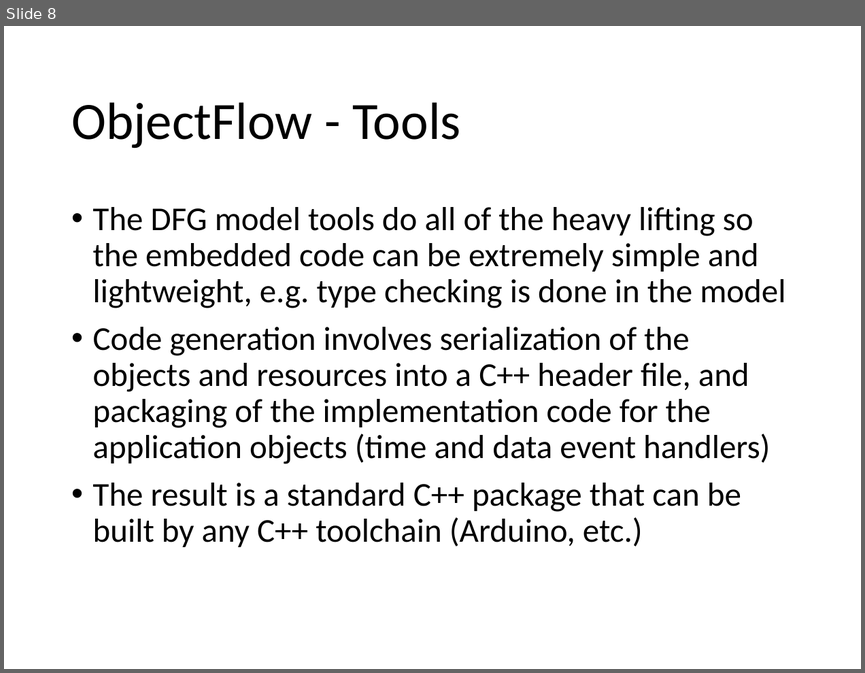
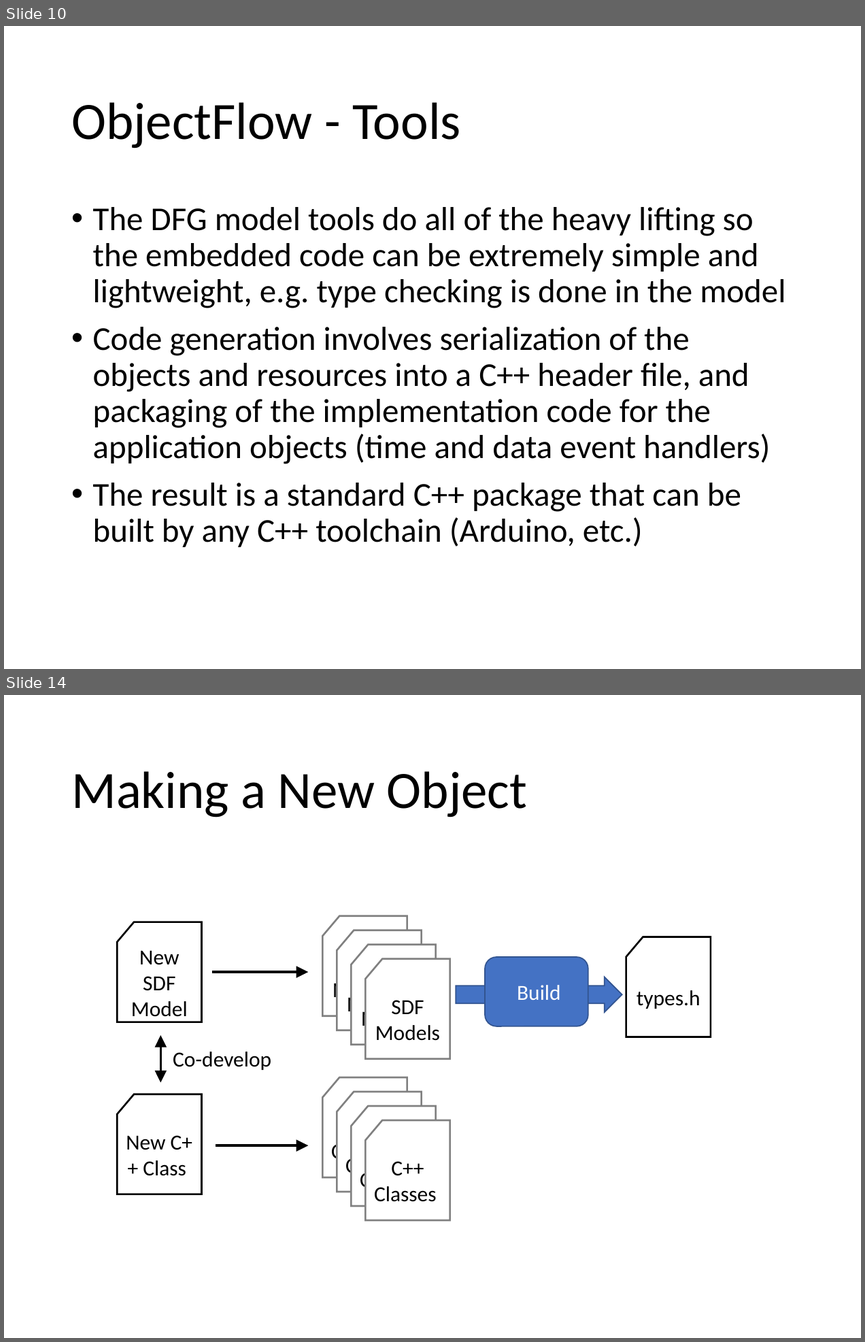
Before and after one commit to mjkoster/ObjectFlow, a slide deck: Documents/ObjectFlow.pptx. Shown one above the other, each under a label of ours: slide 8 before the commit, slides 10 and 14 after it; the slides between them are not shown. The pictures are 865x673 and 865x1342 pixels, drawn with LibreOffice and Linux fonts; fonts in the diff are those of the drawing. Boxes give left, top, right and bottom in pixels: in the first picture for what was removed or moved away, otherwise in the second. Text is boxed around its words. In the diff, an @@ line names an element or a change of style, - is before the commit and + after.

```diff
--- a/Documents/ObjectFlow.pptx
+++ b/Documents/ObjectFlow.pptx
@@ slide 14 added at (x1=4, y1=695, x2=861, y2=1338), background #FFFFFF @@
@@ title added at (x1=71, y1=771, x2=527, y2=817), 44 pt, text #000000 @@
+Making a New Object
@@ flow chart punched card added at (x1=323, y1=916, x2=407, y2=1016), fill #FFFFFF, outline #808080 1.5 pt, 18 pt, text #000000 @@
+SDF Models
@@ flow chart punched card added at (x1=117, y1=922, x2=202, y2=1022), fill #FFFFFF, outline #000000 1.5 pt, 18 pt, text #000000 @@
+New SDF Model
@@ flow chart punched card added at (x1=337, y1=930, x2=422, y2=1030), fill #FFFFFF, outline #808080 1.5 pt, 18 pt, text #000000 @@
+SDF Models
@@ flow chart punched card added at (x1=626, y1=936, x2=711, y2=1037), fill #FFFFFF, outline #000000 1.5 pt, 18 pt, text #000000 @@
+types.h
@@ flow chart punched card added at (x1=351, y1=945, x2=436, y2=1045), fill #FFFFFF, outline #808080 1.5 pt, 18 pt, text #000000 @@
+SDF Models
@@ flow chart punched card added at (x1=366, y1=959, x2=450, y2=1059), fill #FFFFFF, outline #808080 1.5 pt, 18 pt, text #000000 @@
+SDF Models
@@ rounded rectangle added at (x1=485, y1=957, x2=587, y2=1027), fill #4472C4, outline #325491 1 pt, 18 pt, text #FFFFFF @@
+Build
@@ arrow added from (212, 972) to (308, 972), #000000 2 pt @@
@@ right arrow added at (x1=456, y1=977, x2=621, y2=1012), fill #4472C4, outline #325491 1 pt @@
@@ double arrow added from (161, 1083) to (161, 1035), #000000 2 pt @@
@@ text added at (x1=173, y1=1051, x2=271, y2=1070), 18 pt, text #000000 @@
+Co-develop
@@ flow chart punched card added at (x1=323, y1=1077, x2=407, y2=1177), fill #FFFFFF, outline #808080 1.5 pt, 18 pt, text #000000 @@
+C++ Classes
@@ flow chart punched card added at (x1=117, y1=1094, x2=202, y2=1195), fill #FFFFFF, outline #000000 1.5 pt, 18 pt, text #000000 @@
+New C++ Class
@@ flow chart punched card added at (x1=337, y1=1091, x2=422, y2=1192), fill #FFFFFF, outline #808080 1.5 pt, 18 pt, text #000000 @@
+C++ Classes
@@ flow chart punched card added at (x1=351, y1=1106, x2=436, y2=1206), fill #FFFFFF, outline #808080 1.5 pt, 18 pt, text #000000 @@
+C++ Classes
@@ flow chart punched card added at (x1=366, y1=1120, x2=450, y2=1220), fill #FFFFFF, outline #808080 1.5 pt, 18 pt, text #000000 @@
+C++ Classes
@@ arrow added from (215, 1146) to (308, 1146), #000000 2 pt @@
@@ what was slide 8 is now slide 10 @@
```
Also in this commit, not shown: 1 slide changed, 11 other slides added, 1 slide removed, 5 other files.
